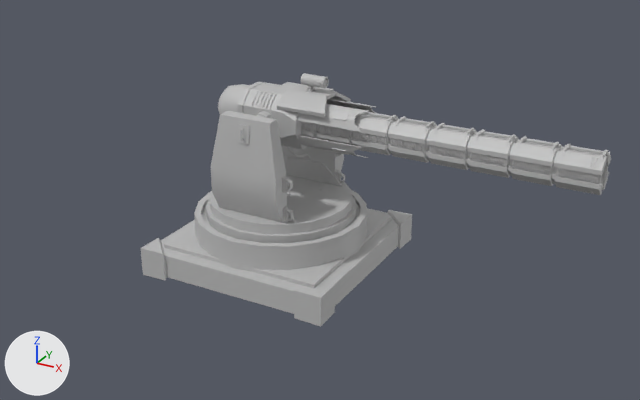
A saved change to the FBX model Assets/3D assets/FBX/Railgun v2.fbx.
Rendered twice from a 50 mm lens placed at (0.439, -0.716, 0.417), pointed at (0.1, -0.099, 0.109). The lights are fixed; the arrows at lower left show +X, +Y and +Z. Where no turn or scale is listed for an object, it has been applied to the vertices.
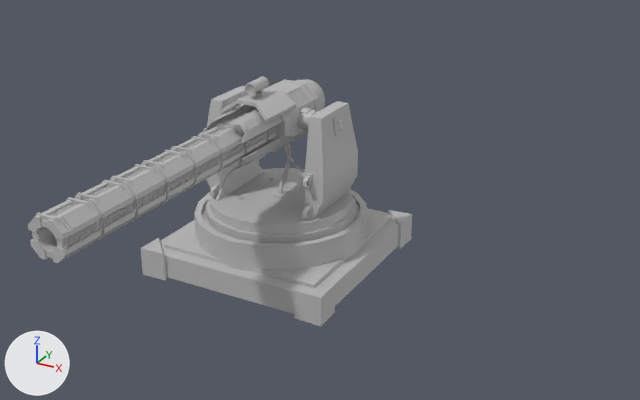
The edits, one by one:
Mesh me_mesh_001_1 is new.
It has 3017 vertices, 2980 faces and spans x -0.078..0.078, y -0.078..0.078, z -0.02..0.1.
It uses material mat_lambert1 (grey #bcbcbc).
Mesh me_mesh_002 is new.
It has 14260 vertices, 9177 faces and spans x -0.027..0.027, y -0.317..0.067, z -0.027..0.046.
Faces by material slot: [8359, 818].
It uses material mat_lambert1 (grey #bcbcbc).
It uses material mat_pasted__lambert47 (grey #bcbcbc).
Object 'pCube35' (ob_pcube35) is deleted.
Object 'polySurface5' (ob_polysurface5) is new; it shows me_mesh_001_1.
Its location is (0.0, 0.0, 0.0563).
Object 'polySurface11' (ob_polysurface11) is new; it shows me_mesh_002.
Its location is (0.0, 0.0, 0.142).

Location of each change, (x1, y1, x2, y2) in pixels of the pictures (640 x 400 px):
'pCube35', deleted
    before: (206, 73, 611, 243)
    faces in mat_lambert1 (grey #bcbcbc): (206, 82, 611, 243)
    faces in mat_pasted__lambert47 (grey #bcbcbc): (301, 73, 329, 92)
'polySurface11', added
    after: (28, 76, 325, 263)
    faces in mat_lambert1 (grey #bcbcbc): (28, 79, 325, 263)
    faces in mat_pasted__lambert47 (grey #bcbcbc): (245, 76, 269, 96)
'polySurface5', added
    after: (206, 86, 358, 243)
